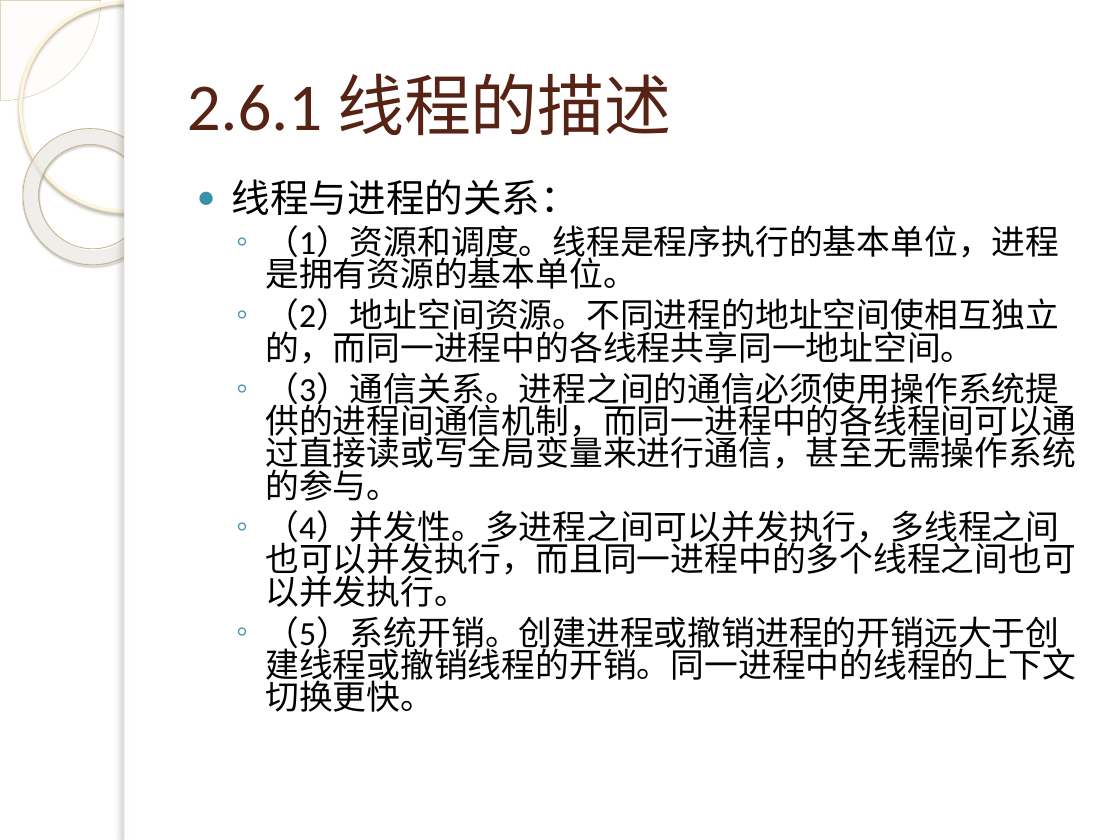
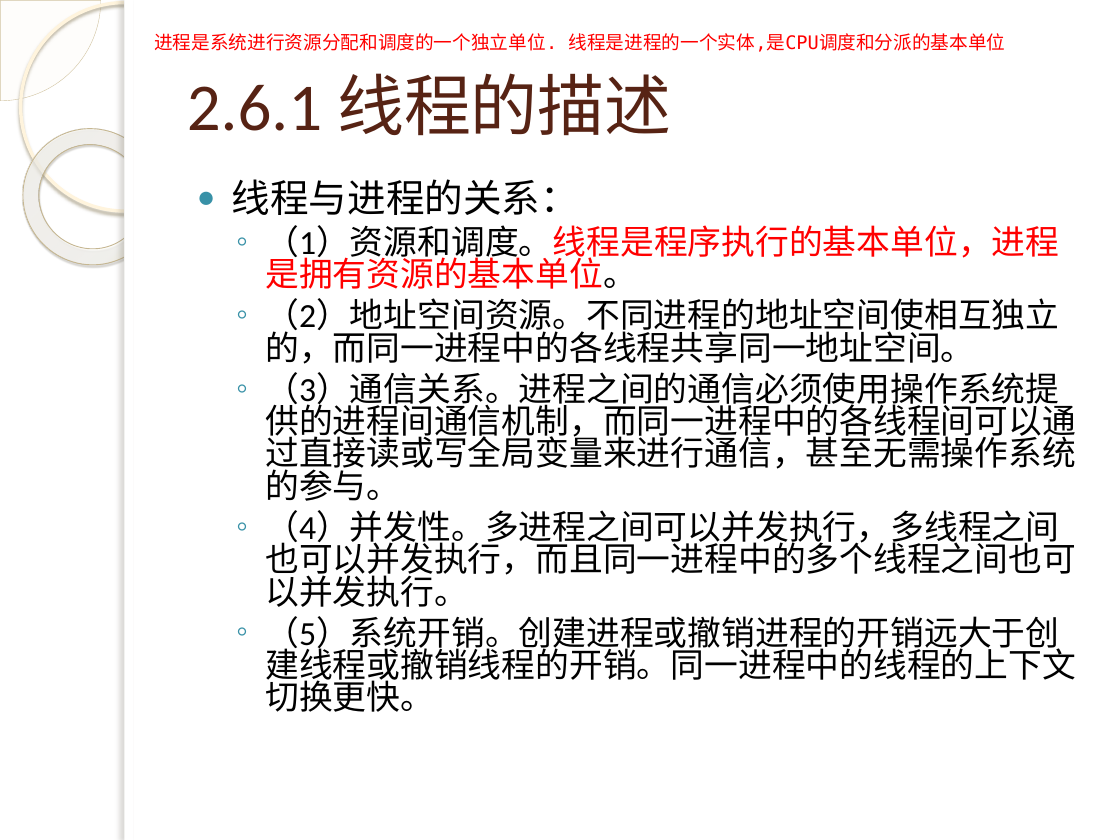
Before and after one commit to tucchun/studio, a slide deck: slide 64 of 操作系统/第二章.pptx. Drawn at 1120x840 pixels with LibreOffice and Linux fonts; fonts in the diff are those of the drawing; background and template pictures are left out. Boxes give left, top, right and bottom in pixels: in the first picture for what was removed or moved away, otherwise in the second. Text is boxed around its words. In the diff, an @@ line names an element or a change of style, - is before the commit and + after.

```diff
--- a/操作系统/第二章.pptx
+++ b/操作系统/第二章.pptx
@@ text added at bbox=[154, 33, 1006, 52], 12 pt, text #FF0000 @@
+进程是系统进行资源分配和调度的一个独立单位. 线程是进程的一个实体,是CPU调度和分派的基本单位
@@ text at bbox=[265, 225, 1059, 289]: text colour #000000 to #FF0000 in "（1）资源和调度。线程是程序执行的基本单位，进程是拥有资源的基本单位。" @@
```
Also in this commit, not shown: 1 other file.
